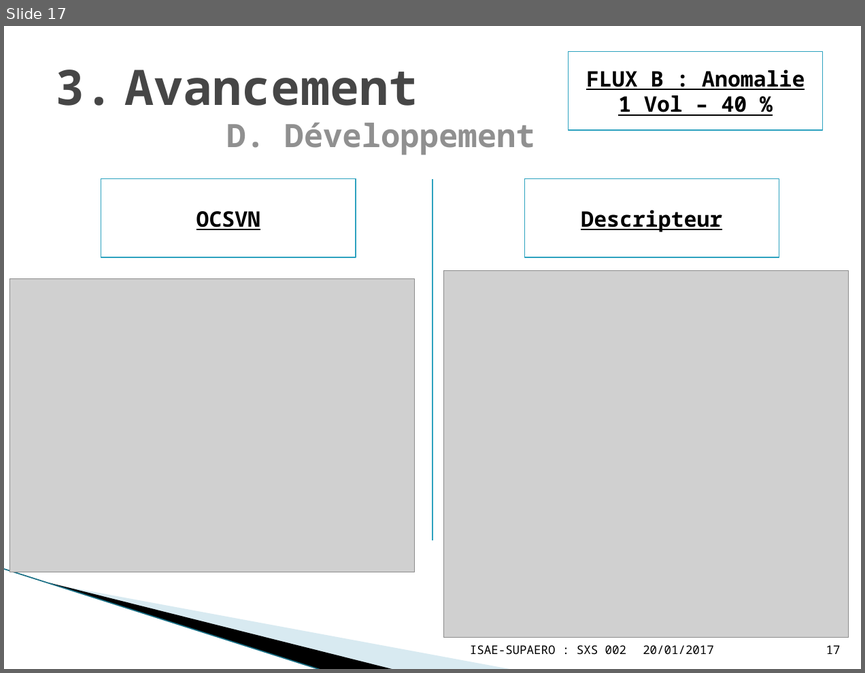
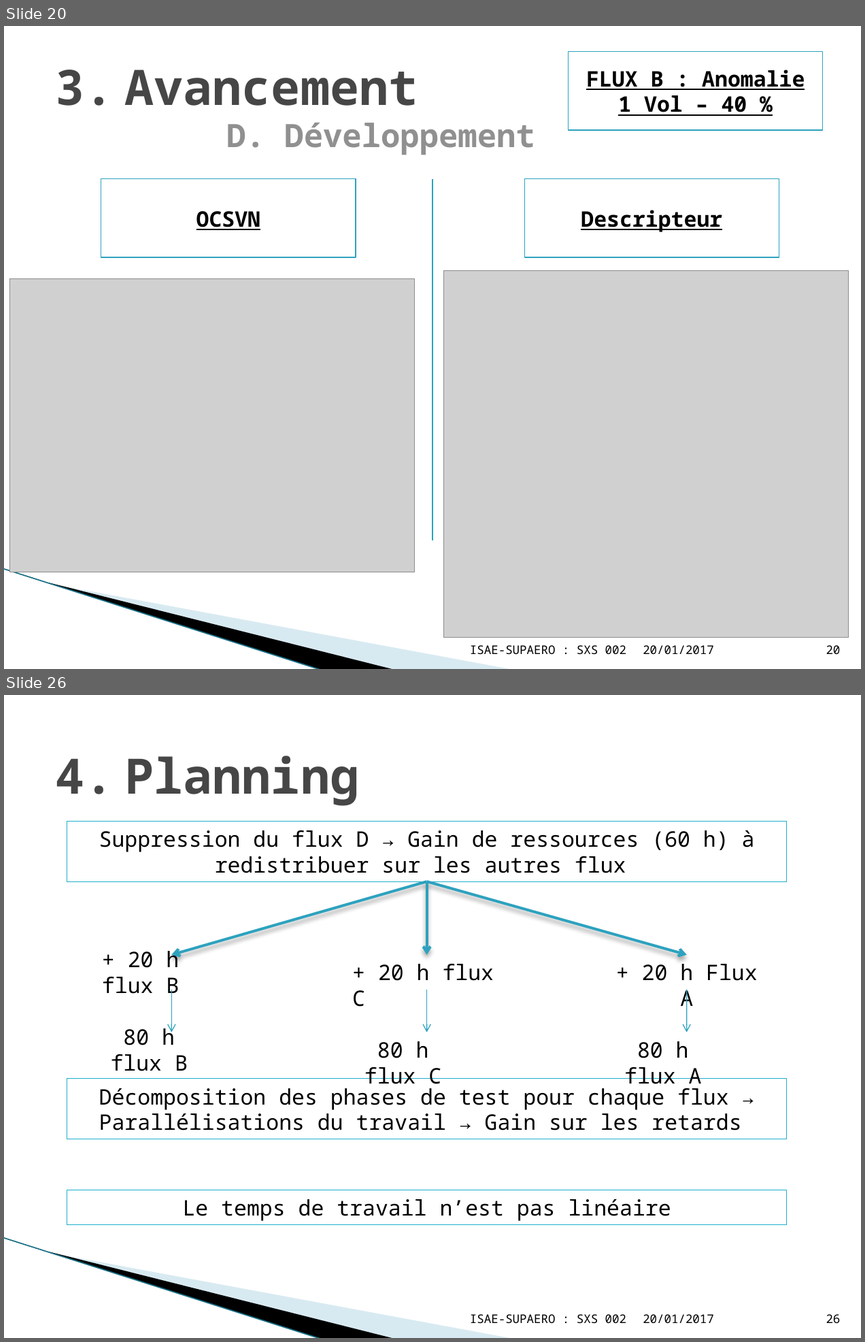
Before and after one commit to YuanxiangFranck/PIE_ISAE_Essais_Vol, a slide deck: gestion_projet/Project_Review03022017.pptx. Shown one above the other, each under a label of ours: slide 17 before the commit, slides 20 and 26 after it; the slides between them are not shown. The pictures are 865x673 and 865x1342 pixels, drawn with LibreOffice and Linux fonts; fonts in the diff are those of the drawing; grey boxes stand for pictures; background and template pictures are left out. Boxes give left, top, right and bottom in pixels: in the first picture for what was removed or moved away, otherwise in the second. Text is boxed around its words. In the diff, an @@ line names an element or a change of style, - is before the commit and + after.

Commit message:
MAJ PPT review + MAJ planning

```diff
--- a/gestion_projet/Project_Review03022017.pptx
+++ b/gestion_projet/Project_Review03022017.pptx
@@ slide 26 added at (4,695,861,1338), background #FFFFFF; not listed: 3 template elements that a slide beside it also shows @@
@@ title added at (125,756,359,806), 41 pt, text #464646, bold @@
+4. Planning
@@ rectangle added at (67,821,786,882), outline #1FAECD 0.75 pt, 18 pt, text #000000 @@
+Suppression du flux D → Gain de ressources (60 h) à redistribuer sur les autres flux
@@ arrow added from (426, 882) to (172, 955), #2DA2BF 2.25 pt @@
@@ arrow added from (426, 882) to (687, 955), #2DA2BF 2.25 pt @@
@@ arrow added from (426, 882) to (426, 955), #2DA2BF 2.25 pt @@
@@ text added at (102,948,179,999), 18 pt, text #000000 @@
++ 20 h flux B
@@ text added at (352,964,494,1006), 18 pt, text #000000 @@
++ 20 h flux C
@@ text added at (642,964,757,1011), 18 pt, text #000000 @@
++ 20 h Flux A
@@ arrow added from (172, 989) to (172, 1032), #2DA2BF 0.75 pt @@
@@ arrow added from (426, 989) to (426, 1032), #2DA2BF 0.75 pt @@
@@ arrow added from (687, 989) to (687, 1032), #2DA2BF 0.75 pt @@
@@ text added at (111,1025,188,1071), 18 pt, text #000000 @@
+80 h flux B
@@ text added at (364,1041,441,1089), 18 pt, text #000000 @@
+80 h flux C
@@ text added at (624,1041,702,1089), 18 pt, text #000000 @@
+80 h flux A
@@ rectangle added at (67,1078,786,1139), outline #1FAECD 0.75 pt, 18 pt, text #000000 @@
+Décomposition des phases de test pour chaque flux → Parallélisations du travail → Gain sur les retards
@@ rectangle added at (67,1190,786,1225), outline #1FAECD 0.75 pt, 18 pt, text #000000 @@
+Le temps de travail n’est pas linéaire
@@ text added at (470,1314,626,1323), 10 pt, text #000000 @@
+ISAE-SUPAERO : SXS 002
@@ text added at (643,1314,714,1323), 10 pt, text #000000 @@
+20/01/2017
@@ page number added at (826,1314,840,1323), 10 pt, text #000000 @@
+26
@@ what was slide 17 is now slide 20 @@
@@ page number at (826,645,840,654): text changed @@
-17
+20
```
Also in this commit, not shown: 7 slides changed, 7 other slides added, 4 other files.
